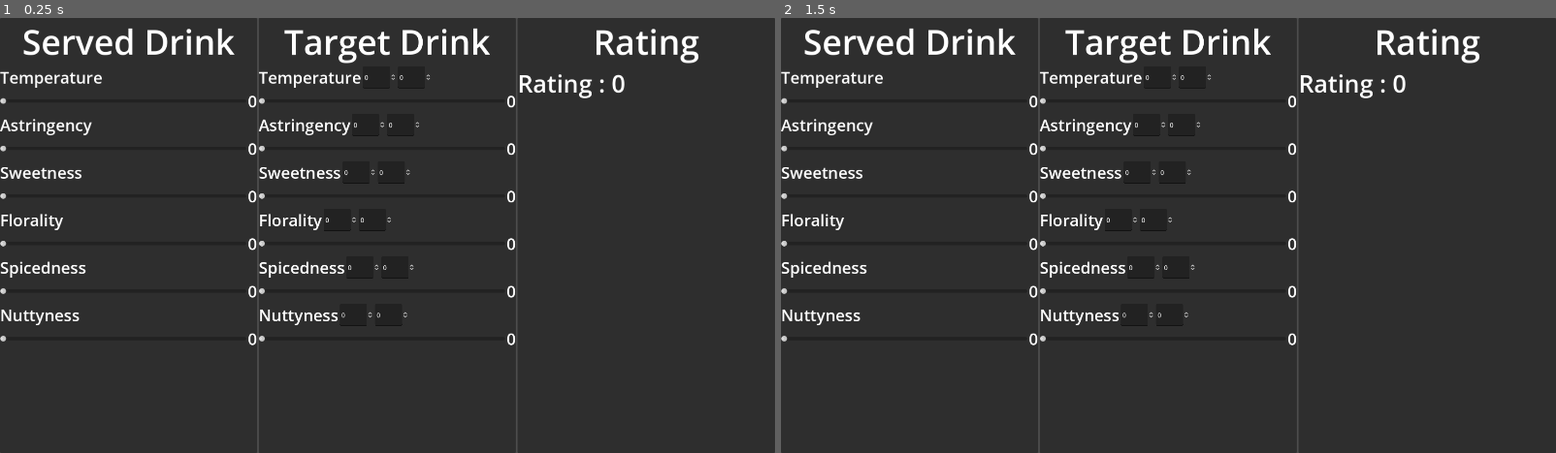
Above: before the commit, frames 1-2 (left to right).
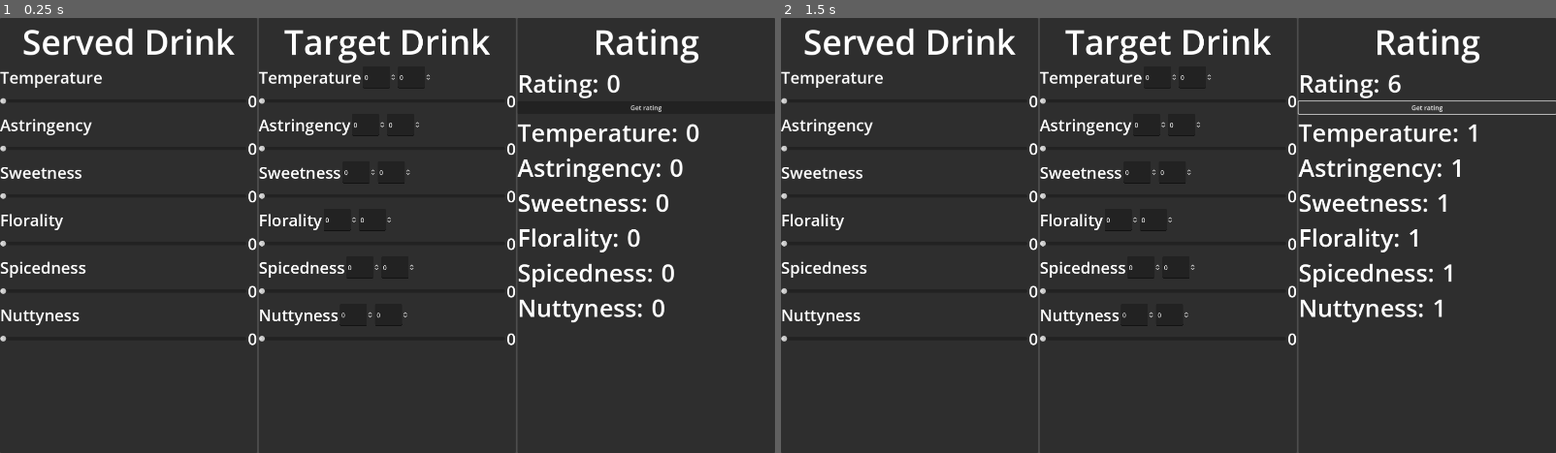
Above: after the commit, the same moments.

Repository: ThomasMcDonald904/TeaGame
Game: Godot game, scene res://test_gui/drink_rating_gui/drink_rating_gui.tscn
The game is run twice, just before and just after one commit, with the same random seed, the same clock (stepped at 60 frames per second) and the same inputs. This scene is started directly instead of the project's main scene.
Inputs (mouse positions are in pixels of both pictures, inside the frame that each line leads up to):
- Up to frame 1 (0.25 s): no input
- Up to frame 2 (1.5 s): click (1424, 109) at 0.5 s, where only the run after the commit has a clickable "Get rating"; click (1424, 109) at 1.25 s, where only the run after the commit has a clickable "Get rating"

The runs differ from the first frame. In frame 1, 2.1% of the frame differs, in the area x 66-91%, y 12-71%; in frame 2, 2.2%, in the area x 66-100%, y 12-71%.

Commit message:
Finished and tested rating system

Diff:
--- a/globals/drink_rating.gd
+++ b/globals/drink_rating.gd
@@ -1,16 +1,30 @@
-func get_rating(guest_preferences: GuestPreferences, served_drink: DrinkProperties):
+extends Node
+
+func get_rating(guest_preferences: GuestPreferences, served_drink: DrinkProperties, get_raw_ratings: bool):
 	var score = 0
-	score += get_property_rating(served_drink.get("temperature"), guest_preferences.get("temperature"), guest_preferences.get("temperature_tolerance_lower_bound"), guest_preferences.get("temperature_tolerance_upper_bound"))
-	score += get_property_rating(served_drink.get("astringency"), guest_preferences.get("astringency"), guest_preferences.get("astringency_tolerance_lower_bound"), guest_preferences.get("astringency_tolerance_upper_bound"))
-	score += get_property_rating(served_drink.get("sweetness"), guest_preferences.get("sweetness"), guest_preferences.get("sweetness_tolerance_lower_bound"), guest_preferences.get("sweetness_tolerance_upper_bound"))
-	score += get_property_rating(served_drink.get("florality"), guest_preferences.get("florality"), guest_preferences.get("florality_tolerance_lower_bound"), guest_preferences.get("florality_tolerance_upper_bound"))
-	score += get_property_rating(served_drink.get("spicedness"), guest_preferences.get("spicedness"), guest_preferences.get("spicedness_tolerance_lower_bound"), guest_preferences.get("spicedness_tolerance_upper_bound"))
-	score += get_property_rating(served_drink.get("nuttyness"), guest_preferences.get("nuttyness"), guest_preferences.get("nuttyness_tolerance_lower_bound"), guest_preferences.get("nuttyness_tolerance_upper_bound"))
+	var temperature = get_property_rating(served_drink.get("temperature"), guest_preferences.get("temperature"), guest_preferences.get("temperature_tolerance_lower_bound"), guest_preferences.get("temperature_tolerance_upper_bound"))
+	var astringency = get_property_rating(served_drink.get("astringency"), guest_preferences.get("astringency"), guest_preferences.get("astringency_tolerance_lower_bound"), guest_preferences.get("astringency_tolerance_upper_bound"))
+	var sweetness = get_property_rating(served_drink.get("sweetness"), guest_preferences.get("sweetness"), guest_preferences.get("sweetness_tolerance_lower_bound"), guest_preferences.get("sweetness_tolerance_upper_bound"))
+	var florality = get_property_rating(served_drink.get("florality"), guest_preferences.get("florality"), guest_preferences.get("florality_tolerance_lower_bound"), guest_preferences.get("florality_tolerance_upper_bound"))
+	var spicedness = get_property_rating(served_drink.get("spicedness"), guest_preferences.get("spicedness"), guest_preferences.get("spicedness_tolerance_lower_bound"), guest_preferences.get("spicedness_tolerance_upper_bound"))
+	var nuttyness = get_property_rating(served_drink.get("nuttyness"), guest_preferences.get("nuttyness"), guest_preferences.get("nuttyness_tolerance_lower_bound"), guest_preferences.get("nuttyness_tolerance_upper_bound"))
+	score += temperature
+	score += astringency
+	score += sweetness
+	score += florality
+	score += spicedness
+	score += nuttyness
+	if get_raw_ratings:
+		return [score, temperature, astringency, sweetness, florality, spicedness, nuttyness]
 	return score
 func get_property_rating(served, target, threshold_lower_bound, threshold_upper_bound):
-	if served < target:
+	if served < threshold_lower_bound:
+		return 0
+	elif served > threshold_upper_bound:
+		return 0
+	elif served < target:
 		return inverse_lerp(threshold_lower_bound, target, served)
 	elif served > target:
-		return inverse_lerp(target, threshold_upper_bound, served)
+		return inverse_lerp(threshold_upper_bound, target, served)
 	else:
 		return 1
--- a/globals/guest_preferences.gd
+++ b/globals/guest_preferences.gd
@@ -60,3 +60,27 @@
 		nuttyness_tolerance_upper_bound = value
 	get:
 		return nuttyness_tolerance_upper_bound
+
+func _init(_temperature, _astringency, _sweetness, _florality, _spicedness, _nuttyness,
+	_temp_lower_bound, _temp_upper_bound, _astringency_lower_bound, _astringency_upper_bound,
+	_sweetness_lower_bound, _sweetness_upper_bound, _florality_lower_bound, _florality_upper_bound,
+	_spicedness_lower_bound, _spicedness_upper_bound, _nuttyness_lower_bound, _nuttyness_upper_bound):
+	super._init(_temperature, _astringency, _sweetness, _florality, _spicedness, _nuttyness)
+	temperature_tolerance_lower_bound = _temp_lower_bound
+	temperature_tolerance_upper_bound = _temp_upper_bound
+	assert(temperature_tolerance_lower_bound <= _temperature and _temperature <= temperature_tolerance_upper_bound, "Preference must be within lower and upper bound")
+	astringency_tolerance_lower_bound = _astringency_lower_bound
+	astringency_tolerance_upper_bound = _astringency_upper_bound
+	assert(astringency_tolerance_lower_bound <= _astringency and _astringency <= astringency_tolerance_upper_bound, "Preference must be within lower and upper bound")
+	sweetness_tolerance_upper_bound = _sweetness_lower_bound
+	sweetness_tolerance_upper_bound = _sweetness_upper_bound
+	assert(sweetness_tolerance_lower_bound <= _sweetness and _sweetness <= sweetness_tolerance_upper_bound, "Preference must be within lower and upper bound")
+	florality_tolerance_lower_bound = _florality_lower_bound
+	florality_tolerance_upper_bound = _florality_upper_bound
+	assert(florality_tolerance_lower_bound <= _florality and _florality <= florality_tolerance_upper_bound, "Preference must be within lower and upper bound")
+	spicedness_tolerance_lower_bound = _spicedness_lower_bound
+	spicedness_tolerance_upper_bound = _spicedness_upper_bound
+	assert(spicedness_tolerance_lower_bound <= _spicedness and _spicedness <= spicedness_tolerance_upper_bound, "Preference must be within lower and upper bound")
+	nuttyness_tolerance_lower_bound = _nuttyness_lower_bound
+	nuttyness_tolerance_upper_bound = _nuttyness_upper_bound
+	assert(nuttyness_tolerance_lower_bound <= _nuttyness and _nuttyness <= nuttyness_tolerance_upper_bound, "Preference must be within lower and upper bound")
--- a/test_gui/drink_rating_gui/drink_rating_gui.tscn
+++ b/test_gui/drink_rating_gui/drink_rating_gui.tscn
@@ -23,6 +23,7 @@
 grow_vertical = 2
 
 [node name="ServedDrink" type="Panel" parent="Control/HBoxContainer"]
+unique_name_in_owner = true
 layout_mode = 2
 size_flags_horizontal = 3
 script = ExtResource("1_nrpm4")
@@ -169,6 +170,7 @@
 text = "0"
 
 [node name="TargetDrink" type="Panel" parent="Control/HBoxContainer"]
+unique_name_in_owner = true
 layout_mode = 2
 size_flags_horizontal = 3
 script = ExtResource("2_3dfsx")
@@ -410,10 +412,100 @@
 text = "Rating"
 horizontal_alignment = 1
 
-[node name="Label2" type="Label" parent="Control/HBoxContainer/Rating/VBox"]
-layout_mode = 2
-theme_override_font_sizes/font_size = 60
-text = "Rating : 0"
+[node name="HBoxContainer" type="HBoxContainer" parent="Control/HBoxContainer/Rating/VBox"]
+layout_mode = 2
+
+[node name="RatingTitle" type="Label" parent="Control/HBoxContainer/Rating/VBox/HBoxContainer"]
+layout_mode = 2
+theme_override_font_sizes/font_size = 60
+text = "Rating: "
+
+[node name="RatingValue" type="Label" parent="Control/HBoxContainer/Rating/VBox/HBoxContainer"]
+layout_mode = 2
+theme_override_font_sizes/font_size = 60
+text = "0"
+
+[node name="Button" type="Button" parent="Control/HBoxContainer/Rating/VBox"]
+layout_mode = 2
+text = "Get rating"
+
+[node name="TemperatureRating" type="HBoxContainer" parent="Control/HBoxContainer/Rating/VBox"]
+layout_mode = 2
+
+[node name="Title" type="Label" parent="Control/HBoxContainer/Rating/VBox/TemperatureRating"]
+layout_mode = 2
+theme_override_font_sizes/font_size = 60
+text = "Temperature: "
+
+[node name="Value" type="Label" parent="Control/HBoxContainer/Rating/VBox/TemperatureRating"]
+layout_mode = 2
+theme_override_font_sizes/font_size = 60
+text = "0"
+
+[node name="Astringency" type="HBoxContainer" parent="Control/HBoxContainer/Rating/VBox"]
+layout_mode = 2
+
+[node name="Title" type="Label" parent="Control/HBoxContainer/Rating/VBox/Astringency"]
+layout_mode = 2
+theme_override_font_sizes/font_size = 60
+text = "Astringency: "
+
+[node name="Value" type="Label" parent="Control/HBoxContainer/Rating/VBox/Astringency"]
+layout_mode = 2
+theme_override_font_sizes/font_size = 60
+text = "0"
+
+[node name="SweetnessRating" type="HBoxContainer" parent="Control/HBoxContainer/Rating/VBox"]
+layout_mode = 2
+
+[node name="Title" type="Label" parent="Control/HBoxContainer/Rating/VBox/SweetnessRating"]
+layout_mode = 2
+theme_override_font_sizes/font_size = 60
+text = "Sweetness: "
+
+[node name="Value" type="Label" parent="Control/HBoxContainer/Rating/VBox/SweetnessRating"]
+layout_mode = 2
+theme_override_font_sizes/font_size = 60
+text = "0"
+
+[node name="FloralityRating" type="HBoxContainer" parent="Control/HBoxContainer/Rating/VBox"]
+layout_mode = 2
+
+[node name="Title" type="Label" parent="Control/HBoxContainer/Rating/VBox/FloralityRating"]
+layout_mode = 2
+theme_override_font_sizes/font_size = 60
+text = "Florality: "
+
+[node name="Value" type="Label" parent="Control/HBoxContainer/Rating/VBox/FloralityRating"]
+layout_mode = 2
+theme_override_font_sizes/font_size = 60
+text = "0"
+
+[node name="SpicednessRating" type="HBoxContainer" parent="Control/HBoxContainer/Rating/VBox"]
+layout_mode = 2
+
+[node name="Title" type="Label" parent="Control/HBoxContainer/Rating/VBox/SpicednessRating"]
+layout_mode = 2
+theme_override_font_sizes/font_size = 60
+text = "Spicedness: "
+
+[node name="Value" type="Label" parent="Control/HBoxContainer/Rating/VBox/SpicednessRating"]
+layout_mode = 2
+theme_override_font_sizes/font_size = 60
+text = "0"
+
+[node name="NuttynessRating" type="HBoxContainer" parent="Control/HBoxContainer/Rating/VBox"]
+layout_mode = 2
+
+[node name="Title" type="Label" parent="Control/HBoxContainer/Rating/VBox/NuttynessRating"]
+layout_mode = 2
+theme_override_font_sizes/font_size = 60
+text = "Nuttyness: "
+
+[node name="Value" type="Label" parent="Control/HBoxContainer/Rating/VBox/NuttynessRating"]
+layout_mode = 2
+theme_override_font_sizes/font_size = 60
+text = "0"
 
 [connection signal="value_changed" from="Control/HBoxContainer/ServedDrink/VBox/TempSliderContainer/TempSlider" to="Control/HBoxContainer/ServedDrink" method="_on_temp_slider_value_changed"]
 [connection signal="value_changed" from="Control/HBoxContainer/ServedDrink/VBox/AstringencySliderContainer/AstringencySlider" to="Control/HBoxContainer/ServedDrink" method="_on_astringency_slider_value_changed"]
@@ -427,3 +519,4 @@
 [connection signal="value_changed" from="Control/HBoxContainer/TargetDrink/VBox/FloralitySliderContainer/FloralitySlider" to="Control/HBoxContainer/TargetDrink" method="_on_florality_slider_value_changed"]
 [connection signal="value_changed" from="Control/HBoxContainer/TargetDrink/VBox/SpicednessSliderContainer/SpicednessSlider" to="Control/HBoxContainer/TargetDrink" method="_on_spicedness_slider_value_changed"]
 [connection signal="value_changed" from="Control/HBoxContainer/TargetDrink/VBox/NuttynessSliderContainer/NuttynessSlider" to="Control/HBoxContainer/TargetDrink" method="_on_nuttyness_slider_value_changed"]
+[connection signal="button_up" from="Control/HBoxContainer/Rating/VBox/Button" to="Control/HBoxContainer/Rating" method="_on_button_button_up"]
--- a/test_gui/drink_rating_gui/rating.gd
+++ b/test_gui/drink_rating_gui/rating.gd
@@ -1 +1,16 @@
 extends Panel
+
+
+
+
+func _on_button_button_up():
+	var served_drink: DrinkProperties = %ServedDrink.get_drink_preferences()
+	var guest_preferences: GuestPreferences = %TargetDrink.get_guest_preferences()
+	var rating = DrinkRating.get_rating(guest_preferences, served_drink, true)
+	$VBox/HBoxContainer/RatingValue.text = str(snapped(rating[0], 0.01))
+	$VBox/TemperatureRating/Value.text = str(snapped(rating[1], 0.01))
+	$VBox/Astringency/Value.text = str(snapped(rating[2], 0.01))
+	$VBox/SweetnessRating/Value.text = str(snapped(rating[3], 0.01))
+	$VBox/FloralityRating/Value.text = str(snapped(rating[4], 0.01))
+	$VBox/SpicednessRating/Value.text = str(snapped(rating[5], 0.01))
+	$VBox/NuttynessRating/Value.text = str(snapped(rating[6], 0.01))
--- a/test_gui/drink_rating_gui/target_drink.gd
+++ b/test_gui/drink_rating_gui/target_drink.gd
@@ -18,10 +18,14 @@
 	var florality_upper_bound = $VBox/FloralityTitleContainer/UpperBound.value
 	var spicedness_lower_bound = $VBox/SpicednessTitleContainer/LowerBound.value
 	var spicedness_upper_bound = $VBox/SpicednessTitleContainer/UpperBound.value
-	var nuttyness_lower_bound = $VBox/NuttynnessTitleContainer/LowerBound.value
-	var nuttyness_upper_bound = $VBox/NuttynnessTitleContainer/UpperBound.value
+	var nuttyness_lower_bound = $VBox/NuttynessTitleContainer/LowerBound.value
+	var nuttyness_upper_bound = $VBox/NuttynessTitleContainer/UpperBound.value
 
-	#return GuestPreferences.new()
+	return GuestPreferences.new(temperature, astringency, sweetness, florality, spicedness, nuttyness,
+	temp_lower_bound, temp_upper_bound, astringency_lower_bound, astringency_upper_bound,
+	sweetness_lower_bound, sweetness_upper_bound, florality_lower_bound, florality_upper_bound,
+	spicedness_lower_bound, spicedness_upper_bound, nuttyness_lower_bound, nuttyness_upper_bound)
+
 func _on_temp_slider_value_changed(value):
 	$VBox/TempSliderContainer/TempValue.text = str(value)
 	temperature = value
